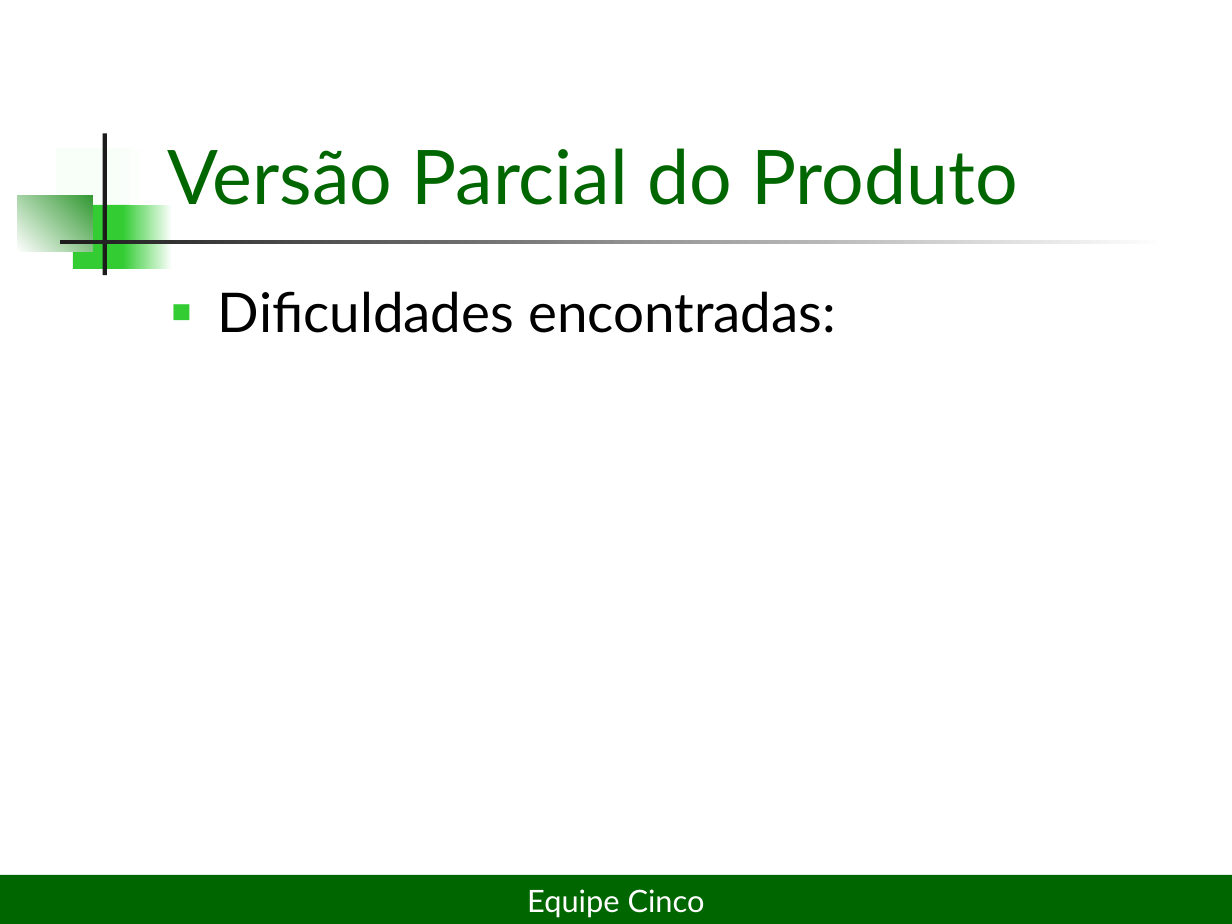
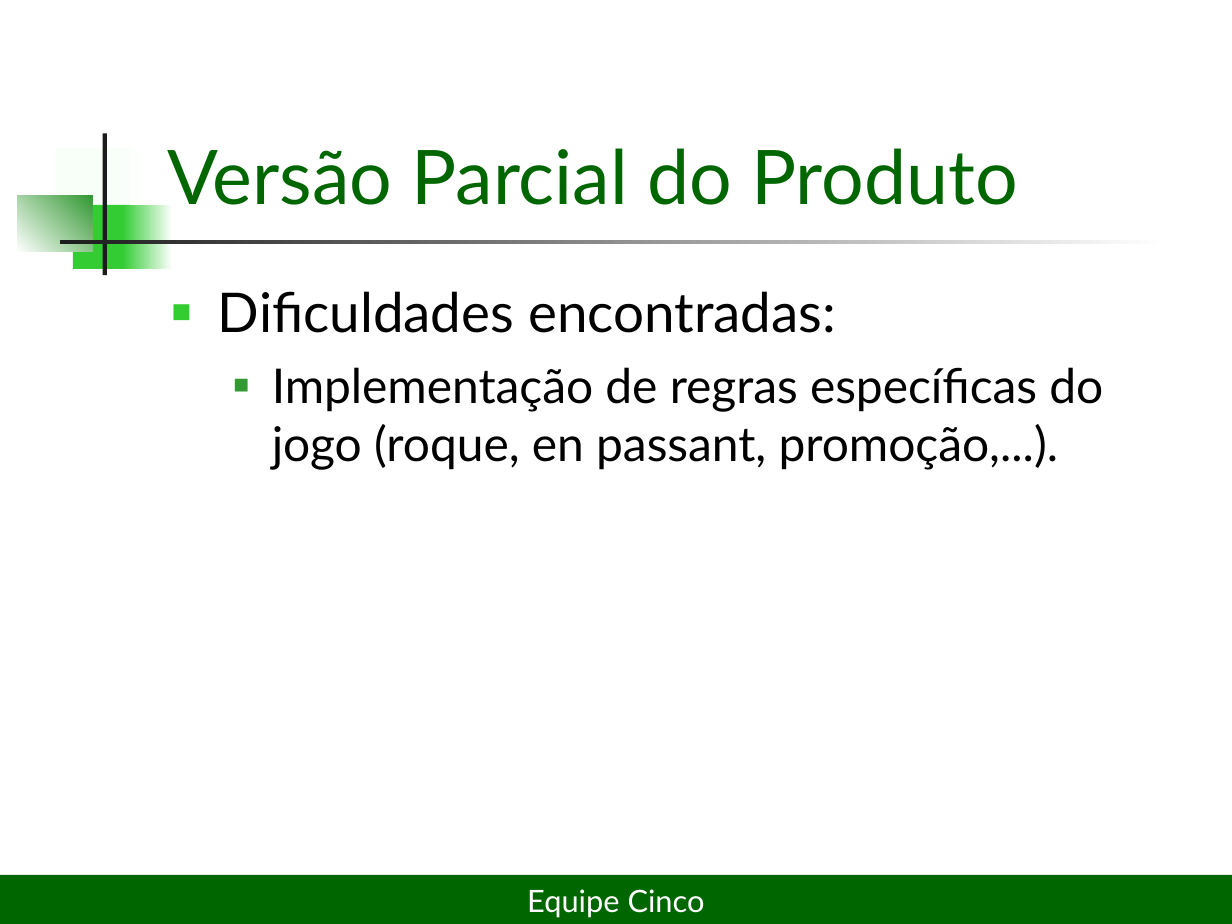
Before and after one commit to lDarthKill/xadrez-es2-compuff, a slide deck: slide 14 of Documentos/Projeto Xadrez2seminário.ppt. Drawn at 1232x924 pixels with LibreOffice and Linux fonts; fonts in the diff are those of the drawing. Boxes give left, top, right and bottom in pixels: in the first picture for what was removed or moved away, otherwise in the second. Text is boxed around its words. In the diff, an @@ line names an element or a change of style, - is before the commit and + after.

```diff
--- a/Documentos/Projeto Xadrez2seminário.ppt
+++ b/Documentos/Projeto Xadrez2seminário.ppt
@@ text at (272, 367, 1103, 470): paragraph added @@
+  ■ Implementação de regras específicas do jogo (roque, en passant, promoção,...).
```
